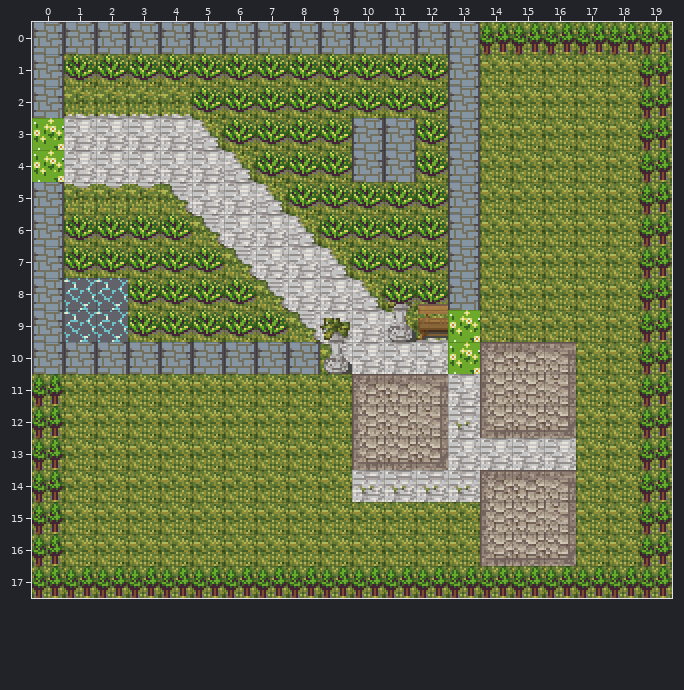
A Tiled map gets an edit: maps/gardenPath.tmx. Above: the version before the commit.
Cells are 16x16 px. Shown: x 0..19, y 0..17.
After the commit:
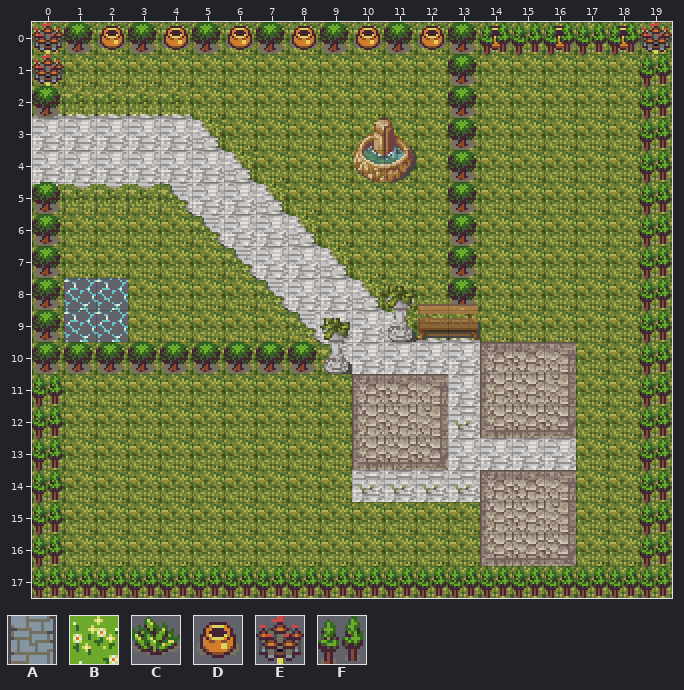
Key: from "basictiles_2": A 1, B 12, C 20, D 27, E 43, F 77.
_ is an empty cell.
The exact change:
Layer "Detail":
The edit adds tile D in row 0 at x 2, 4, 6, 8, 10 and 12.
The edit adds tile D in row 0 at x 14, 16 and 18.
The edit adds tile E in rows 0 to 1 at x 0.
The edit adds tile E in row 0 at x 19.
Layer "Detail2":
Tile F gives way to tile E in row 0 at x 19.
Layer "Events" (now hidden):
Tile A is removed in row 0 at x 0 to 13; in rows 1 to 2 at x 0 and 13; in rows 3 to 4 at x 10 to 11 and 13; in rows 5 to 8 at x 0 and 13; in row 9 at x 0; in row 10 at x 0 to 8.
Tile B is removed in rows 3 to 4 at x 0; in rows 9 to 10 at x 13.
Tile C is removed in row 1 at x 1 to 12; in row 2 at x 5 to 12; in row 3 at x 6 to 9 and 12; in row 4 at x 7 to 9 and 12; in row 5 at x 8 to 12; in row 6 at x 1 to 4 and 9 to 12.
Tile C is removed in row 7 at x 1 to 5 and 10 to 12; in row 8 at x 3 to 6 and 11 to 12; in row 9 at x 3 to 7.
Boxes around the changes in both pictures, in picture pixels (x1, y1, x2, y2):
changed: (32, 22, 510, 374)
added: (554, 26, 574, 50)
changed: (618, 22, 672, 54)
